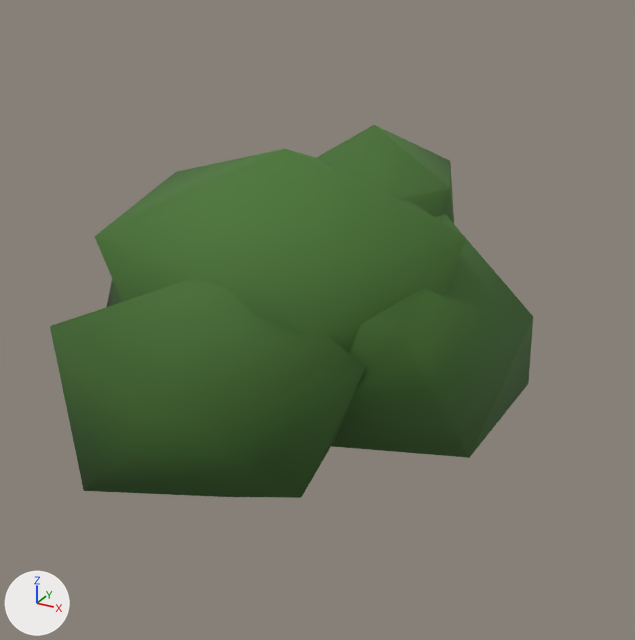
The glTF model frontend/static/models/city/bush.glb, before and after one commit.
Camera for both pictures: a 50 mm lens placed at (1.4, -2.28, 1.61), pointed at (0.16, -0.02, 0.48). Lighting does not change. The marker at lower left points along +X, +Y and +Z. The first picture is the older version.

In view in the first picture: 'Shrub'.
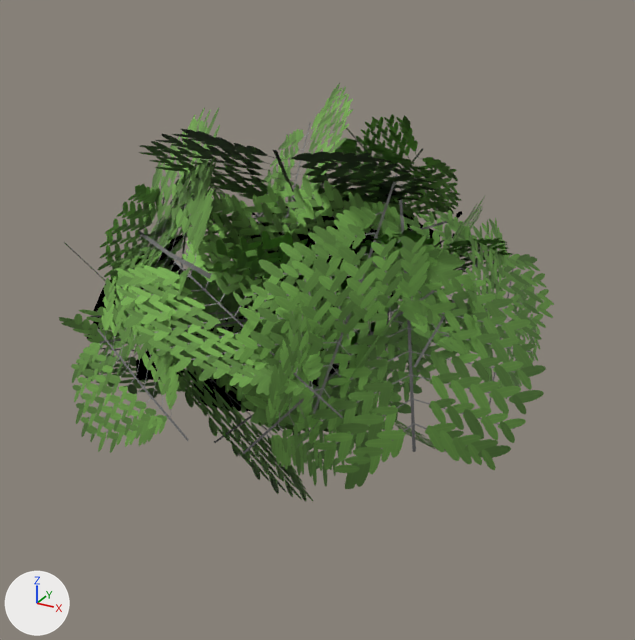
What differs and where, as boxes [x1, y1, x2, y2] in the pictures (635 x 640 px):
'Shrub', surface changed, reshaped, moved, rescaled
    before: [50, 125, 533, 498]
    after: [59, 83, 554, 501]
part 1 of me_shrub, rebuilt
    before: [94, 148, 466, 354]
    after: [139, 129, 436, 210]
part 2 of me_shrub, rebuilt
    before: [50, 278, 366, 498]
    after: [214, 235, 471, 443]
part 3 of me_shrub, rebuilt
    before: [332, 214, 533, 458]
    after: [292, 200, 546, 489]
part 4 of me_shrub, rebuilt
    before: [316, 125, 454, 224]
    after: [341, 230, 513, 272]
part 5 of me_shrub, rebuilt (mostly hidden before)
    before: [107, 279, 122, 307]
    after: [59, 303, 255, 398]
part 6 of me_shrub, added (green)
    after: [64, 83, 554, 501]

What changed in the scene script:
```text
Add img_foliage_original:
    img_foliage_original = load_image('foliage-original', '_unpacked/foliage-original', 512, 512, 'sRGB')
Change mat_shrub:
    remove # nodes: BsdfPrincipled, Mix, OutputMaterial, VertexColor
    remove # colours: green #4e7e36, mixed with the vertex colours
    nodes: BsdfPrincipled, Math x3, Mix, OutputMaterial, TexImage, VertexColor
    uses the picture img_foliage_original
Change me_shrub:
    used by ob_shrub; location = (-0.056, -0.034, 0.543); scale = (0.851, 0.851, 0.851)
    remove me_shrub.from_pydata(...)  # 60 vertices, 100 faces; spans x -1.0..1.0, y -0.94..0.94, z -0.58..0.58
    add me_shrub.from_pydata(...)  # 120 vertices, 60 faces; spans x -1.0..1.0, y -0.86..0.86, z -0.77..0.77
    me_shrub part 1: the loose piece of 12 vertices spanning x -0.57..0.83, y -0.5..0.67, z -0.5..0.54 is rebuilt with 4 vertices and now spans x -0.81..0.64, y -0.45..0.86, z -0.07..0.56
    me_shrub part 2: the loose piece of 12 vertices spanning x -0.32..0.65, y -0.94..0.06, z -0.55..0.27 is rebuilt with 4 vertices and now spans x -0.13..0.61, y -0.68..0.31, z -0.7..0.47
    me_shrub part 3: the loose piece of 12 vertices spanning x 0.11..1.0, y -0.39..0.57, z -0.52..0.33 is rebuilt with 4 vertices and now spans x -0.13..1.0, y -0.5..0.38, z -0.36..0.38
    me_shrub part 4: the loose piece of 12 vertices spanning x -0.21..0.61, y 0.01..0.94, z -0.17..0.58 is rebuilt with 4 vertices and now spans x -0.16..0.75, y -0.15..0.67, z -0.21..0.28
    me_shrub part 5: the loose piece of 12 vertices spanning x -1.0..0.17, y -0.31..0.72, z -0.58..0.22 is rebuilt with 4 vertices and now spans x -0.86..0.27, y -0.46..0.51, z -0.71..0.1
    me_shrub part 6
    100 vertices are added at x -1.0..0.84, y -0.86..0.82, z -0.77..0.77
    50 new faces join them
Change ob_shrub:
    ob_shrub.location: (-0.056, -0.034, 0.543) -> (0.044, -0.035, 0.572)
    ob_shrub.scale: (0.851, 0.851, 0.851) -> (1.07, 1.07, 1.07)
```
